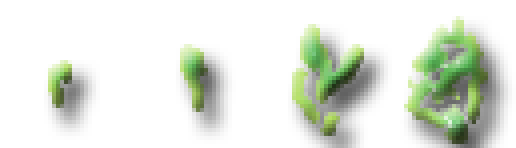
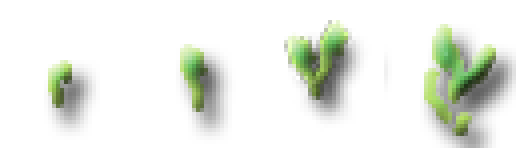
Before/after of a w=516, h=148 layered artwork. What changed in the layer stack:
added layer "Layer 2" above "Layer 1" over [292, 20, 372, 128]
painted on "Layer 1" over [284, 16, 488, 144]
added layer "Layer 0" over [284, 24, 516, 148]
